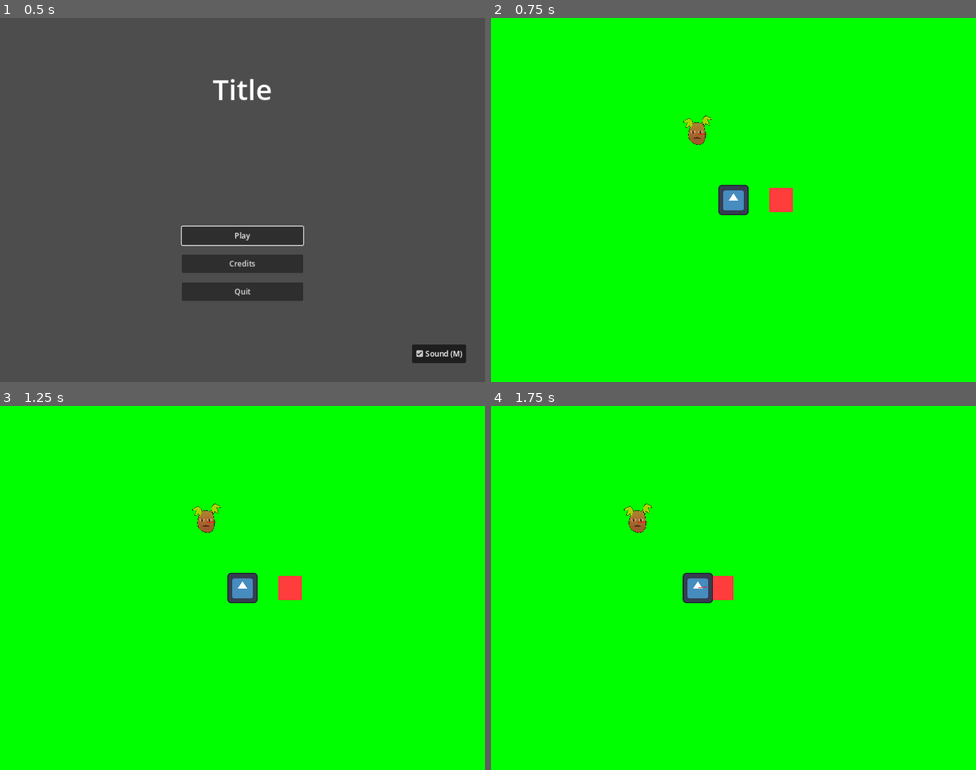
Above: before the commit, frames 1-4 (two rows, left to right).
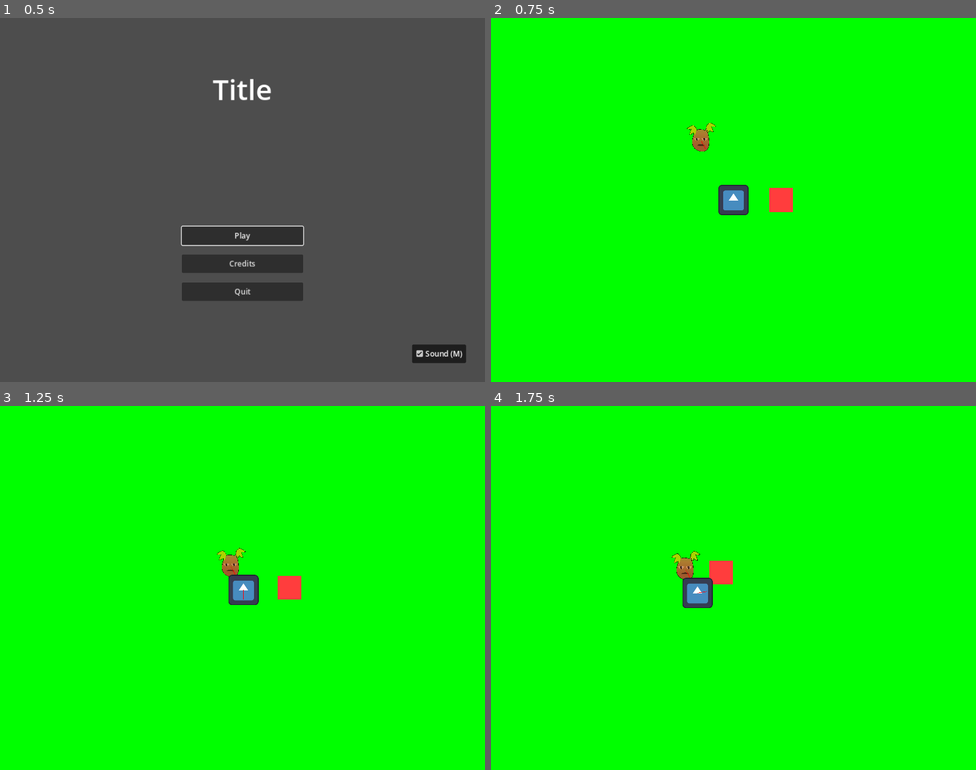
Above: after the commit, the same moments.

Repository: Zereijin/GGJ2023
Game: Godot game, scene res://main_menu/main_menu.tscn
Same seed, same stepped clock (60 frames per second), same inputs: the game is played once before the commit and once after it. The engine's default icon, where the game draws it, is replaced by a stand-in: a white triangle on a blue panel in a dark square.
Inputs (mouse positions are in pixels of both pictures, inside the frame that each line leads up to):
- Up to frame 1 (0.5 s): no input
- Up to frame 2 (0.75 s): click "Play" at 0.5 s
- Up to frame 3 (1.25 s): no input
- Up to frame 4 (1.75 s): move the mouse to (840, 569) at 1.27 s; hold D (right) from 1.28 s (still down)

Frame 1 is identical in both runs. In frame 2, 0.3% of the frame differs, in the area x 39-47%, y 26-37%; in frame 3, 0.7%; in frame 4, 1.2%, in the area x 27-50%, y 26-56%.

Commit message:
Make potatoes walk and aim

Diff:
--- a/game/enemy/enemy.gd
+++ b/game/enemy/enemy.gd
@@ -1,5 +1,5 @@
 class_name Enemy
-extends Node
+extends RigidBody2D
 
 func _on_dead() -> void:
 	queue_free()
--- /dev/null
+++ b/game/enemy/potato/potato.gd
@@ -0,0 +1,18 @@
+extends Enemy
+
+## The force, in Newtons, applied when the potato wishes to walk
+@export_range(0, 100000)
+var force_multiplier: float
+
+## The object the potato tries to walk towards and shoot
+@export
+var target: Node2D
+
+## The gun
+@onready
+var gun := $Gun
+
+
+func _physics_process(_delta: float) -> void:
+	constant_force = global_position.direction_to(target.global_position) * force_multiplier
+	gun.rotation = constant_force.angle()
--- a/game/enemy/potato/potato.tscn
+++ b/game/enemy/potato/potato.tscn
@@ -1,6 +1,7 @@
-[gd_scene load_steps=13 format=3 uid="uid://dbssse540sc70"]
+[gd_scene load_steps=14 format=3 uid="uid://dbssse540sc70"]
 
 [ext_resource type="PackedScene" uid="uid://bq2b7d3bnhwiv" path="res://game/enemy/enemy.tscn" id="1_84ehe"]
+[ext_resource type="Script" path="res://game/enemy/potato/potato.gd" id="2_jdyom"]
 [ext_resource type="Texture2D" uid="uid://lnlh3jdyk5ah" path="res://game/enemy/potato/sprites/potato_south1.png" id="2_rlviq"]
 [ext_resource type="Texture2D" uid="uid://4afmh2o3eu23" path="res://game/enemy/potato/sprites/potato_south2.png" id="3_o7t3p"]
 [ext_resource type="Texture2D" uid="uid://c1uo5s12ssjsr" path="res://game/enemy/potato/sprites/potato_west1.png" id="4_13wln"]
@@ -65,6 +66,8 @@
 [node name="Potato" instance=ExtResource("1_84ehe")]
 collision_layer = 2
 collision_mask = 25
+script = ExtResource("2_jdyom")
+force_multiplier = 2000.0
 
 [node name="Sprite" parent="." index="0"]
 scale = Vector2(0.1, 0.1)
--- a/game/game.tscn
+++ b/game/game.tscn
@@ -72,8 +72,9 @@
 scale = Vector2(50, 50)
 texture = SubResource("GradientTexture1D_0nmfm")
 
-[node name="Test Potato" parent="Garden/Objects" instance=ExtResource("6_f1ll7")]
+[node name="Test Potato" parent="Garden/Objects" node_paths=PackedStringArray("target") instance=ExtResource("6_f1ll7")]
 position = Vector2(-76, -139)
+target = NodePath("../Player")
 
 [node name="Player" parent="Garden/Objects" instance=ExtResource("1_tilxh")]
 
